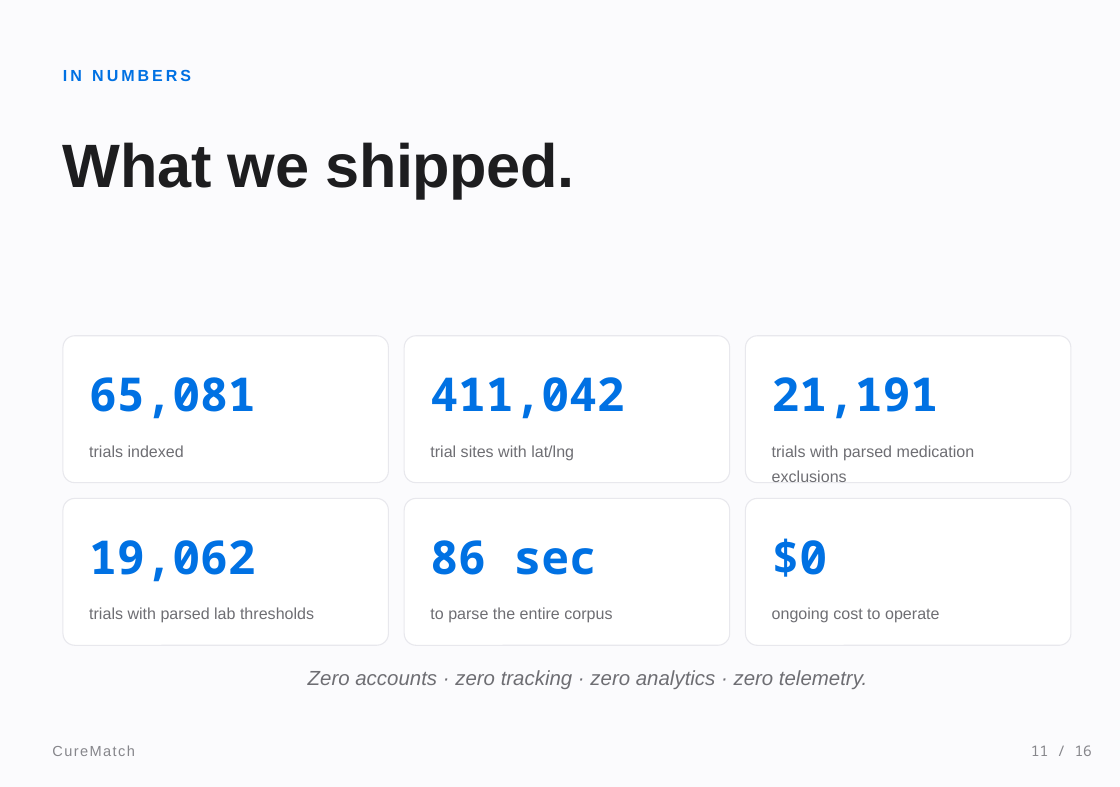
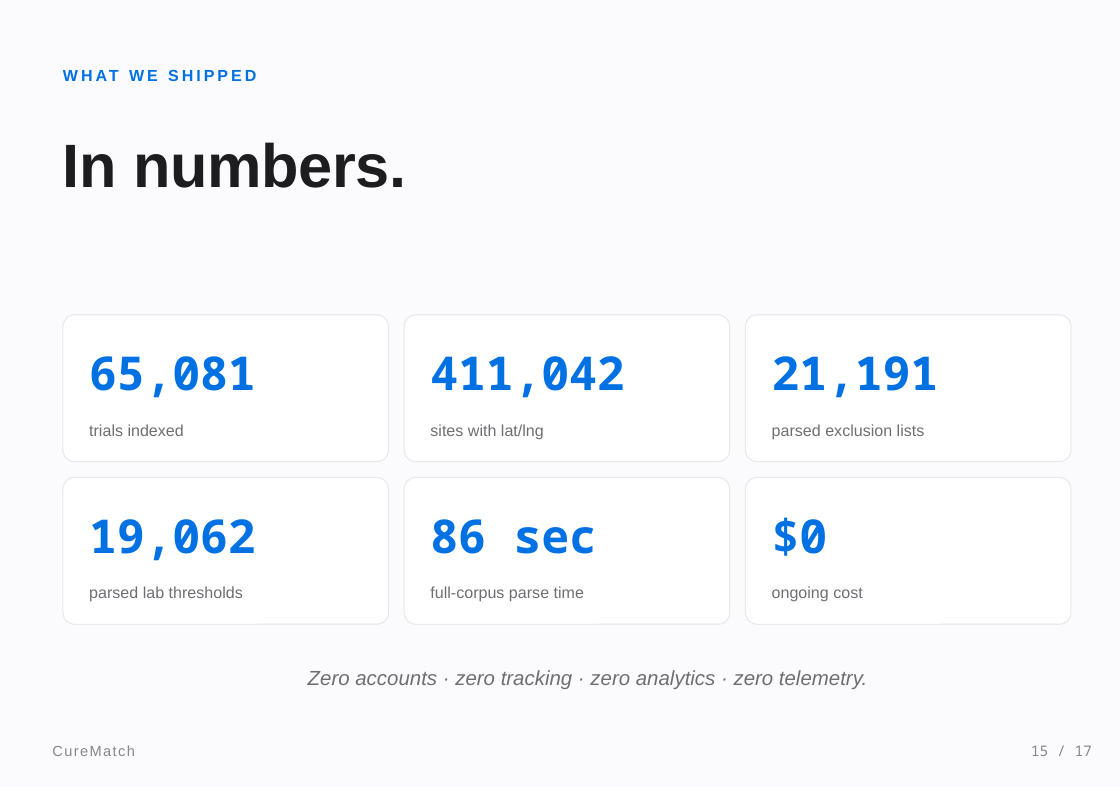
Before and after one commit to meetgajjarx07/curematch, a slide deck: slide 15 of CureMatch_Presentation.pptx (slide 11 before the commit). Drawn at 1120x787 pixels with LibreOffice and Linux fonts; fonts in the diff are those of the drawing. Boxes give left, top, right and bottom in pixels: in the first picture for what was removed or moved away, otherwise in the second. Text is boxed around its words. In the diff, an @@ line names an element or a change of style, - is before the commit and + after.

```diff
--- a/CureMatch_Presentation.pptx
+++ b/CureMatch_Presentation.pptx
@@ text at (63,142,406,188): text changed; size 11 to 42 pt; text colour #0071E3 to #1D1D1F @@
-IN NUMBERS
+In numbers.
@@ text at (63,142,574,198): text changed; size 42 to 11 pt; text colour #1D1D1F to #0071E3 @@
-What we shipped.
+WHAT WE SHIPPED
@@ text at (430,424,544,439): text changed @@
-trial sites with lat/lng
+sites with lat/lng
@@ text at (772,424,925,440): text changed @@
-trials with parsed medication exclusions
+parsed exclusion lists
@@ 7 texts, 6 rounded rectangles: place and size @@
-7 texts, 6 rounded rectangles at (63,336,1071,646)
+7 texts, 6 rounded rectangles at (63,315,1071,625)
@@ text at (89,586,243,602): text changed @@
-trials with parsed lab thresholds
+parsed lab thresholds
@@ text at (430,586,584,602): text changed @@
-to parse the entire corpus
+full-corpus parse time
@@ text at (772,586,862,602): text changed @@
-ongoing cost to operate
+ongoing cost
@@ text at (1031,745,1092,756): text changed @@
-11 / 16
+15 / 17
```
Also in this commit, not shown: 4 other slides changed, 12 slides added, 11 slides removed, 1 other file.
